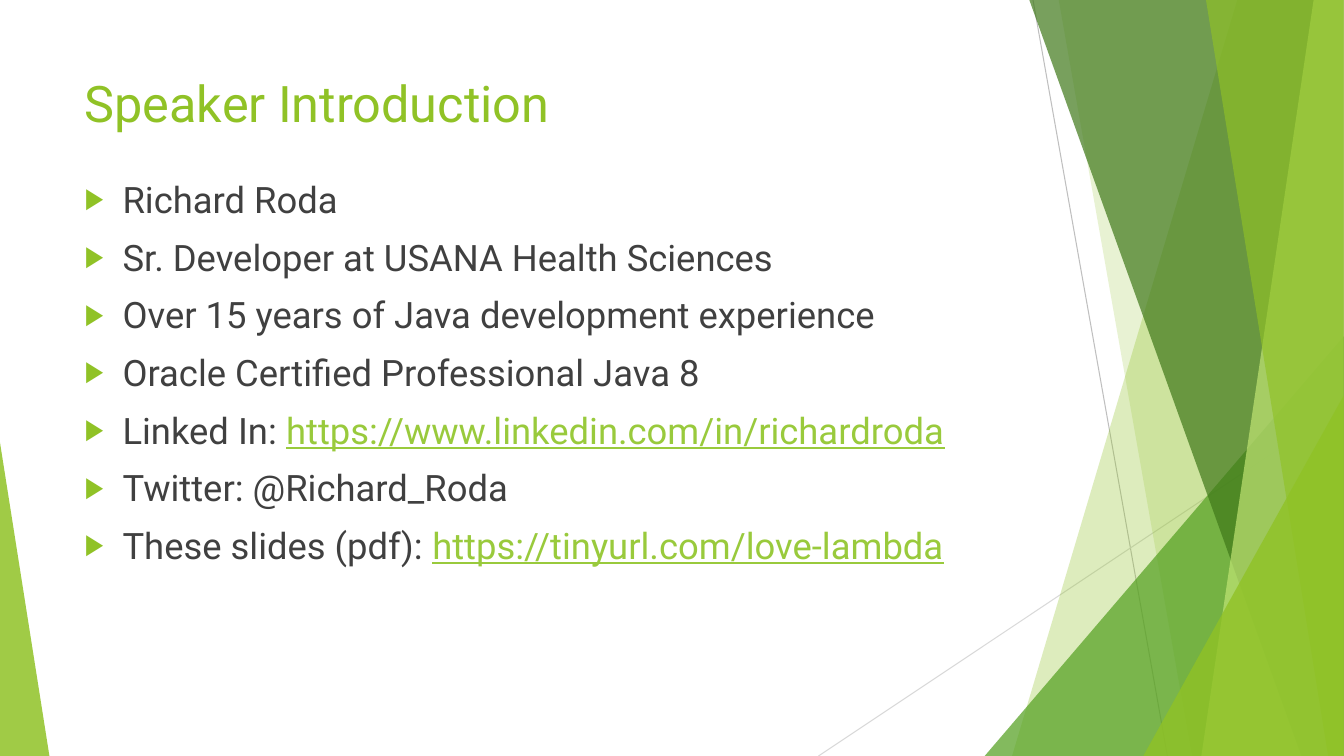
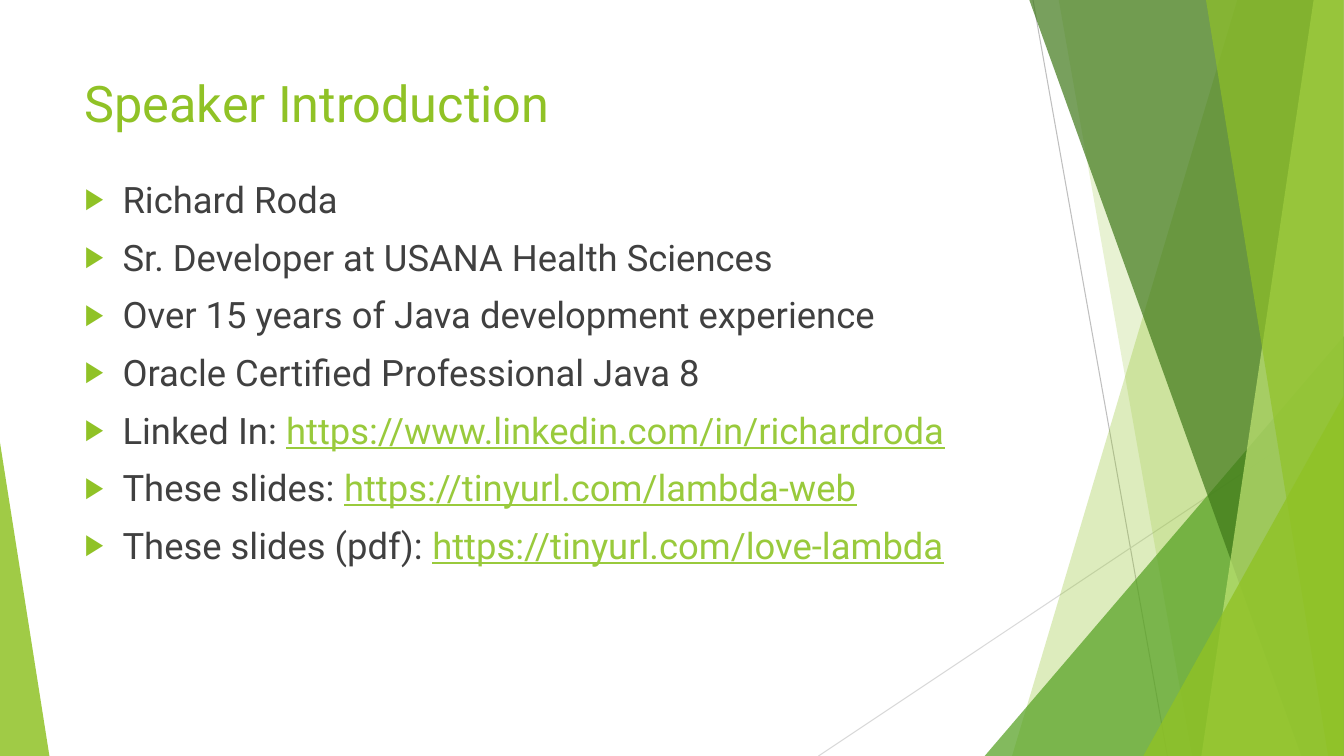
Before and after one commit to RichardRoda/2017-CodePaLOUsa-Lambda, a slide deck: slide 2 of Learning to Love the Lambda in the Stream.pptx. Drawn at 1344x756 pixels with LibreOffice and Linux fonts; fonts in the diff are those of the drawing. Boxes give left, top, right and bottom in pixels: in the first picture for what was removed or moved away, otherwise in the second. Text is boxed around its words. In the diff, an @@ line names an element or a change of style, - is before the commit and + after.

Commit message:
Explain how streams that are backed by resources should be used within a try-with-resources block to close the underlying resource.  Use a tinyurl reference to the GitHub webpage that renders the .pdf slides so people can follow along on their own devices.

```diff
--- a/Learning to Love the Lambda in the Stream.pptx
+++ b/Learning to Love the Lambda in the Stream.pptx
@@ text at (123, 473, 856, 509): text changed; text colour #404040 to #99CA3C @@
-▶ Twitter: @Richard_Roda
+▶ These slides: https://tinyurl.com/lambda-web
```
Also in this commit, not shown: 11 other slides changed, 7 slides added, 1 slide removed, 1 other file.
